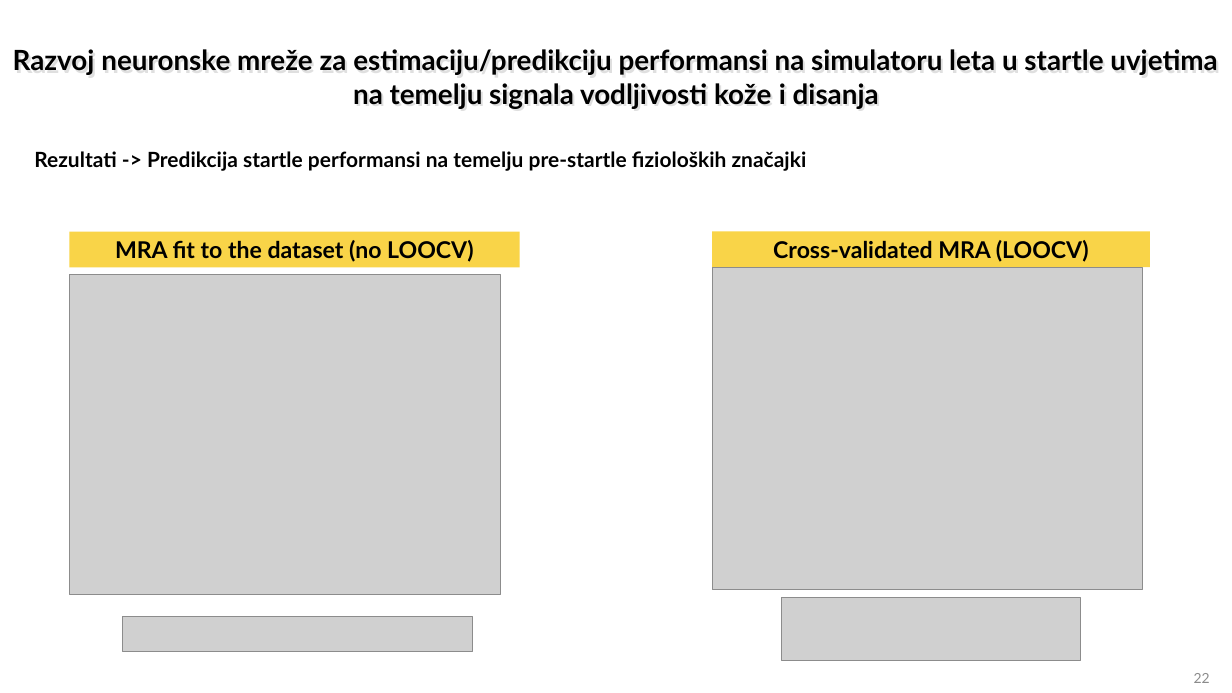
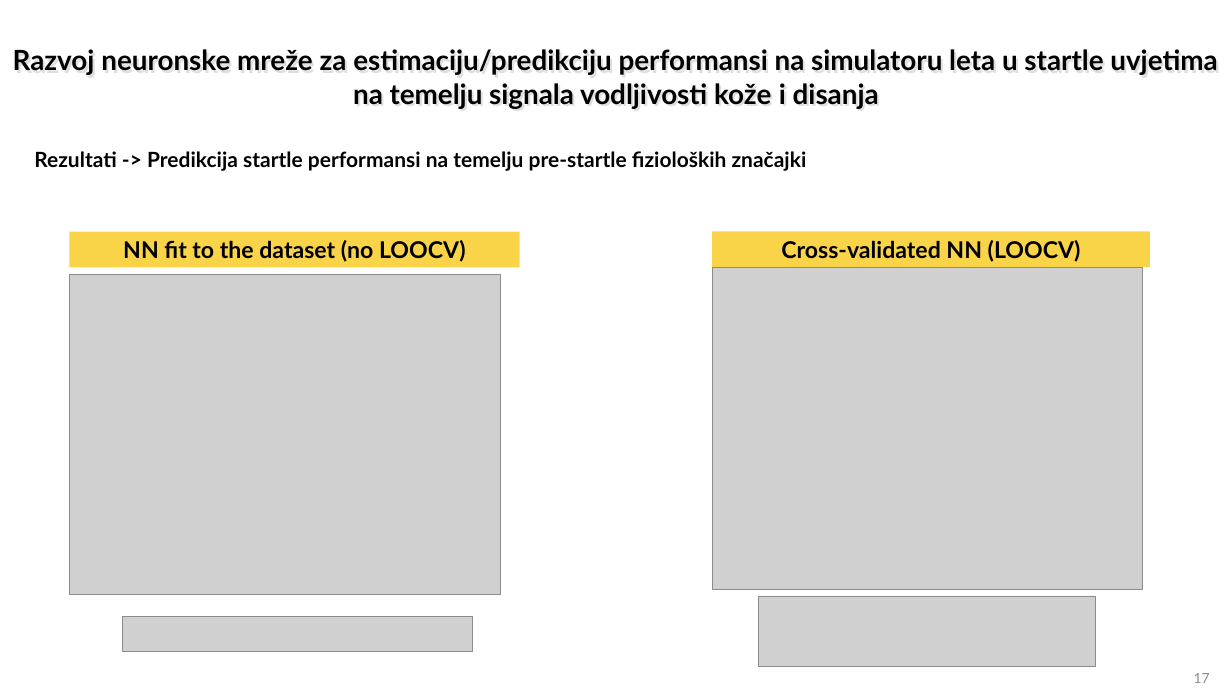
Before and after one commit to florijan127/ost_seminar, a slide deck: slide 17 of OST_2024-25_Predlozak za prakticni seminarski rad_Web (1).pptx (slide 22 before the commit). Drawn at 1232x693 pixels with LibreOffice and Linux fonts; fonts in the diff are those of the drawing; grey boxes stand for pictures. Boxes give left, top, right and bottom in pixels: in the first picture for what was removed or moved away, otherwise in the second. Text is boxed around its words. In the diff, an @@ line names an element or a change of style, - is before the commit and + after.

```diff
--- a/OST_2024-25_Predlozak za prakticni seminarski rad_Web (1).pptx
+++ b/OST_2024-25_Predlozak za prakticni seminarski rad_Web (1).pptx
@@ text in rectangle at [123, 240, 466, 262]: text changed @@
-MRA fit to the dataset (no LOOCV)
+NN fit to the dataset (no LOOCV)
@@ text in rectangle at [781, 240, 1081, 262]: text changed @@
-Cross-validated MRA (LOOCV)
+Cross-validated NN (LOOCV)
@@ picture: place and size @@
-picture at [782, 598, 1080, 660]
+picture at [759, 596, 1096, 666]
@@ page number at [1194, 673, 1210, 683]: text changed @@
-22
+17
```
Also in this commit, not shown: 12 other slides changed, 6 slides removed, 3 other files.
